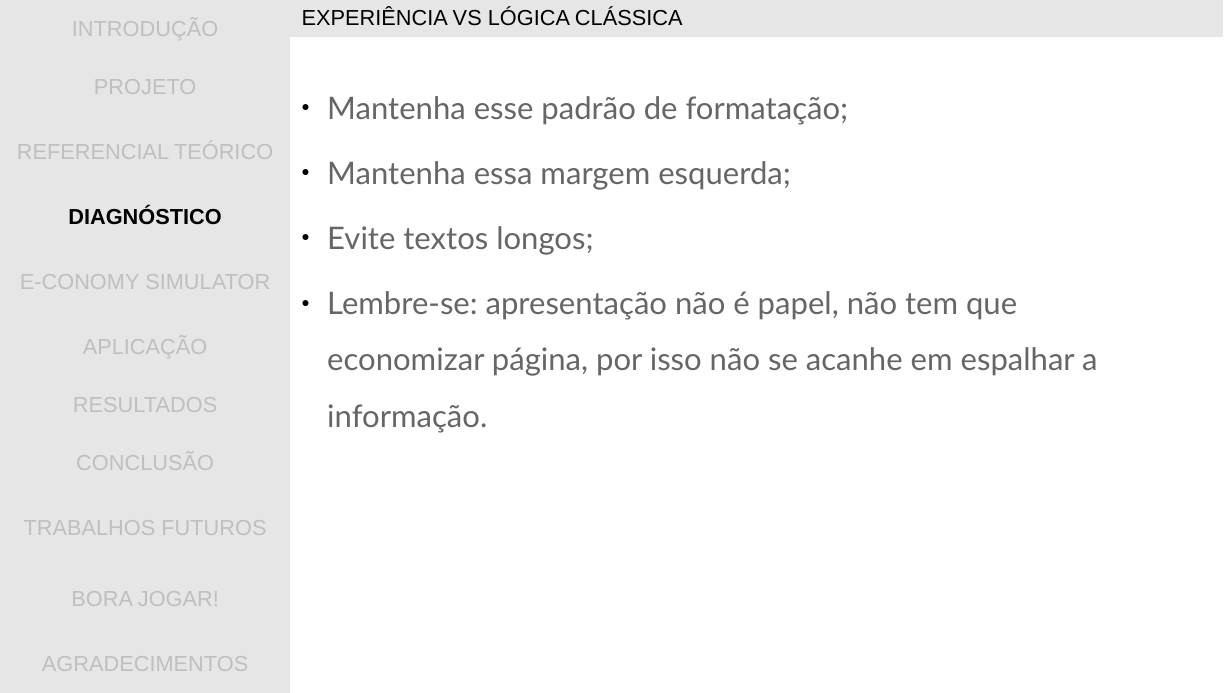
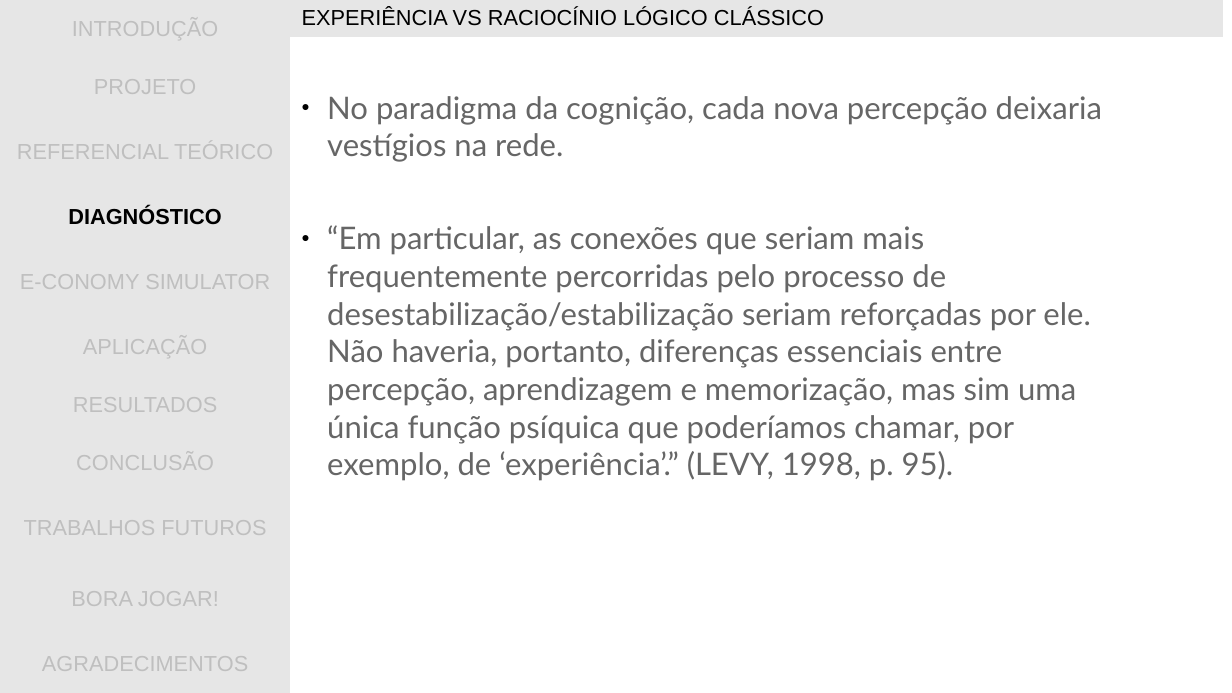
Before and after one commit to gwathsule/e-conomy-simulator, a slide deck: slide 13 of documentacao/apresentacao_tcc.ppt (slide 15 before the commit). Drawn at 1232x693 pixels with LibreOffice and Linux fonts; fonts in the diff are those of the drawing; background and template pictures are left out. Boxes give left, top, right and bottom in pixels: in the first picture for what was removed or moved away, otherwise in the second. Text is boxed around its words. In the diff, an @@ line names an element or a change of style, - is before the commit and + after.

```diff
--- a/documentacao/apresentacao_tcc.ppt
+++ b/documentacao/apresentacao_tcc.ppt
@@ table at [291, 0, 1224, 37] @@
-row 1, column 1: EXPERIÊNCIA VS LÓGICA CLÁSSICA
+row 1, column 1: EXPERIÊNCIA VS RACIOCÍNIO LÓGICO CLÁSSICO
@@ text at [327, 96, 1102, 481]: text changed @@
-● Mantenha esse padrão de formatação;
-● Mantenha essa margem esquerda;
-● Evite textos longos;
-● Lembre-se: apresentação não é papel, não tem que economizar página, por isso não se acanhe em espalhar a informação.
+● No paradigma da cognição, cada nova percepção deixaria vestígios na rede.
+● “Em particular, as conexões que seriam mais frequentemente percorridas pelo processo de desestabilização/estabilização seriam reforçadas por ele. Não haveria, portanto, diferenças essenciais entre percepção, aprendizagem e memorização, mas sim uma única função psíquica que poderíamos chamar, por exemplo, de ‘experiência’.” (LEVY, 1998, p. 95).
```
Also in this commit, not shown: 7 other slides changed, 2 slides added, 4 slides removed.
